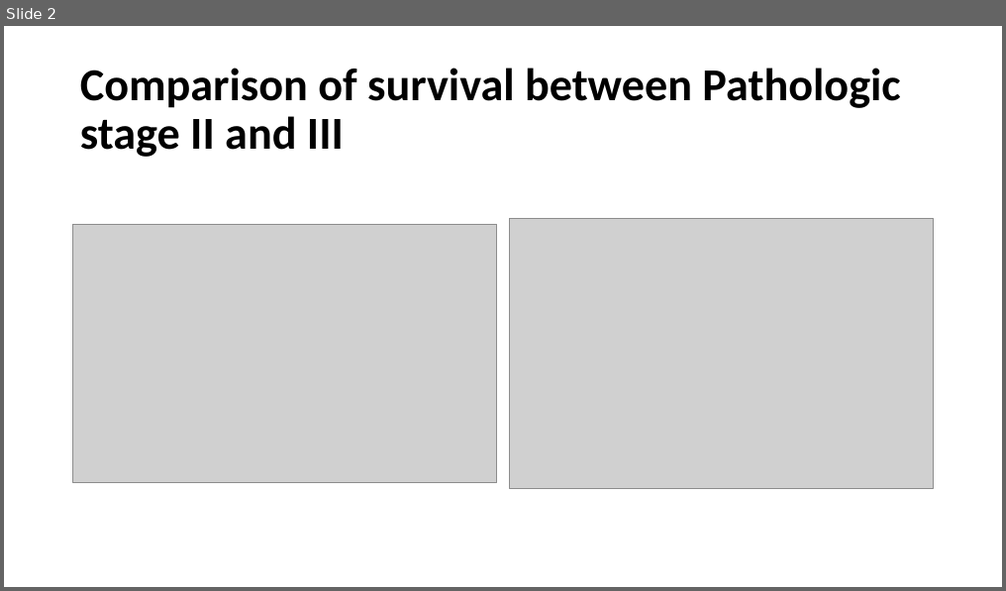
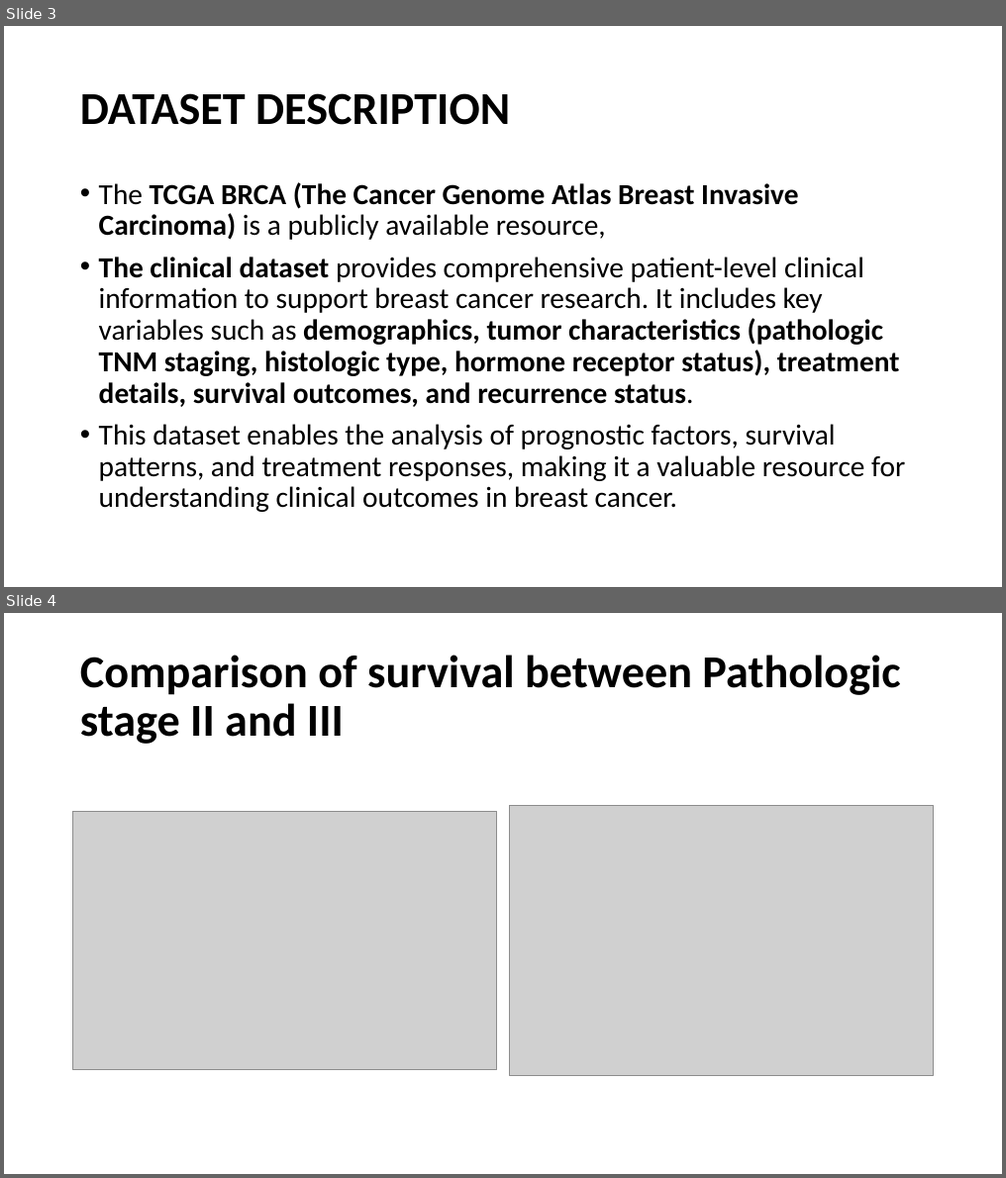
Before and after one commit to rwandarwacu1/Msc_thesis_survival, a slide deck: SURVIVAL RATIO PLOTS_For survey.pptx. Shown one above the other, each under a label of ours: slide 2 before the commit, slides 3 and 4 after it. The pictures are 1006x591 and 1006x1178 pixels, drawn with LibreOffice and Linux fonts; fonts in the diff are those of the drawing; grey boxes stand for pictures. Boxes give left, top, right and bottom in pixels: in the first picture for what was removed or moved away, otherwise in the second. Text is boxed around its words. In the diff, an @@ line names an element or a change of style, - is before the commit and + after.

Commit message:
updates
added slides of dataset description and plots in ppt.  and updated the codes with more plots on lymph node involvement(TNM classification)

```diff
--- a/SURVIVAL RATIO PLOTS_For survey.pptx
+++ b/SURVIVAL RATIO PLOTS_For survey.pptx
@@ slide 3 added at [4, 26, 1002, 587], background #FFFFFF @@
@@ title added at [80, 93, 510, 125], 44 pt, text #000000, bold @@
+DATASET DESCRIPTION
@@ text added at [99, 182, 905, 512], 28 pt, text #000000 @@
+• The TCGA BRCA (The Cancer Genome Atlas Breast Invasive Carcinoma) is a publicly available resource,
+• The clinical dataset provides comprehensive patient-level clinical information to support breast cancer research. It includes key variables such as demographics, tumor characteristics (pathologic TNM staging, histologic type, hormone receptor status), treatment details, survival outcomes, and recurrence status.
+• This dataset enables the analysis of prognostic factors, survival patterns, and treatment responses, making it a valuable resource for understanding clinical outcomes in breast cancer.
@@ what was slide 2 is now slide 4 @@
```
Also in this commit, not shown: 3 slides changed, 9 other slides added, 3 other files.
